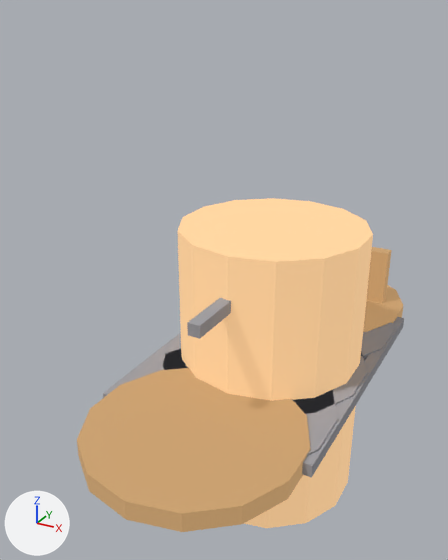
An edit to the glTF model assets/procedural/pretty/barrel.glb, drawn before and after from the same camera.
Camera for both pictures: a 50 mm lens placed at (0.8, -1.29, 1.16), pointed at (-0.14, 0.42, 0.3). Lighting does not change. The marker at lower left points along +X, +Y and +Z. The picture after the commit comes second.

Names of what the first picture shows: 'body', 'bot', 'hoop', 'hoop.001', 'hoop.002', 'hoop_vert', 'hoop_vert.001', 'lid_loose', 'top' and 1 more.
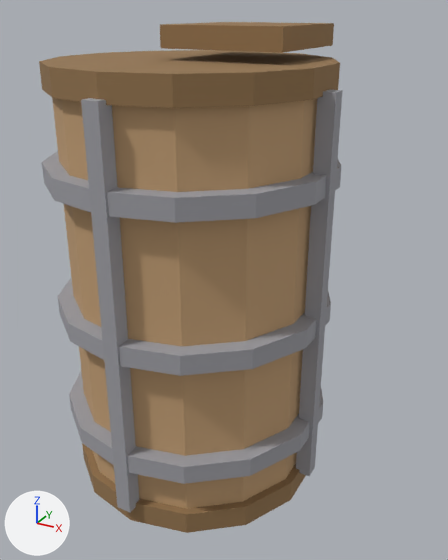
Pixel boxes [x1, y1, x2, y2] of what changed, in the pictures (448 x 560 px):
'body', recoloured, surface changed, moved
    before: [178, 198, 373, 528]
    after: [52, 98, 317, 509]
'bot', recoloured, surface changed, moved
    before: [77, 368, 310, 532]
    after: [82, 443, 306, 533]
'top', recoloured, surface changed, moved
    before: [363, 285, 403, 332]
    after: [39, 50, 340, 108]
'hoop_vert.003', moved, rescaled (not visible before)
    after: [81, 98, 139, 512]
'hoop.002', moved
    before: [361, 322, 394, 362]
    after: [42, 151, 342, 223]
'hoop_vert', moved, rescaled (53% narrower, 140% taller)
    before: [302, 317, 404, 478]
    after: [296, 89, 343, 476]
'hoop', moved
    before: [116, 350, 338, 456]
    after: [69, 371, 323, 484]
'hoop.001', moved
    before: [162, 334, 367, 413]
    after: [58, 277, 331, 376]
'lid_loose', recoloured, surface changed, moved, rescaled
    before: [366, 247, 391, 303]
    after: [160, 22, 334, 53]

What the commit changed:
In material 'barr_wood' (mat_barr_wood), emission_color is no longer (0.55, 0.35, 0.18), brown #c4a076.
In material 'barr_wood' (mat_barr_wood), emission_strength is no longer 1.0.
In material 'barr_wood_dark' (mat_barr_wood_dark), emission_color is no longer (0.3, 0.18, 0.08), brown #957650.
In material 'barr_wood_dark' (mat_barr_wood_dark), emission_strength is no longer 1.0.
Object 'body' (ob_body) moves from (0.0, 0.5, 0.0) to (0.0, 0.0, 0.5).
Object 'top' (ob_top) moves from (0.0, 1.02, 0.0) to (0.0, 0.0, 1.02).
Object 'bot' (ob_bot) moves from (0.0, -0.02, 0.0) to (0.0, 0.0, -0.02).
Object 'hoop' (ob_hoop) moves from (0.0, 0.15, 0.0) to (0.0, 0.0, 0.15).
Object 'hoop.001' (ob_hoop_001) moves from (0.0, 0.45, 0.0) to (0.0, 0.0, 0.45).
Object 'hoop.002' (ob_hoop_002) moves from (0.0, 0.8, 0.0) to (0.0, 0.0, 0.8).
Object 'hoop_vert' (ob_hoop_vert) moves from (0.34, 0.5, 0.0) to (0.34, 0.0, 0.5).
Object 'hoop_vert' (ob_hoop_vert) is rescaled from (0.04, 1.0, 0.04) to (0.04, 0.04, 1.0).
Object 'hoop_vert.003' (ob_hoop_vert_003) moves from (-0.004, 0.5, -0.34) to (-0.004, -0.34, 0.5).
Object 'hoop_vert.003' (ob_hoop_vert_003) is rescaled from (0.04, 1.0, 0.04) to (0.04, 0.04, 1.0).
Object 'lid_loose' (ob_lid_loose) moves from (0.1, 1.1, 0.1) to (0.1, 0.1, 1.1).
Object 'lid_loose' (ob_lid_loose) is rescaled from (0.3, 0.05, 0.3) to (0.3, 0.3, 0.05).
